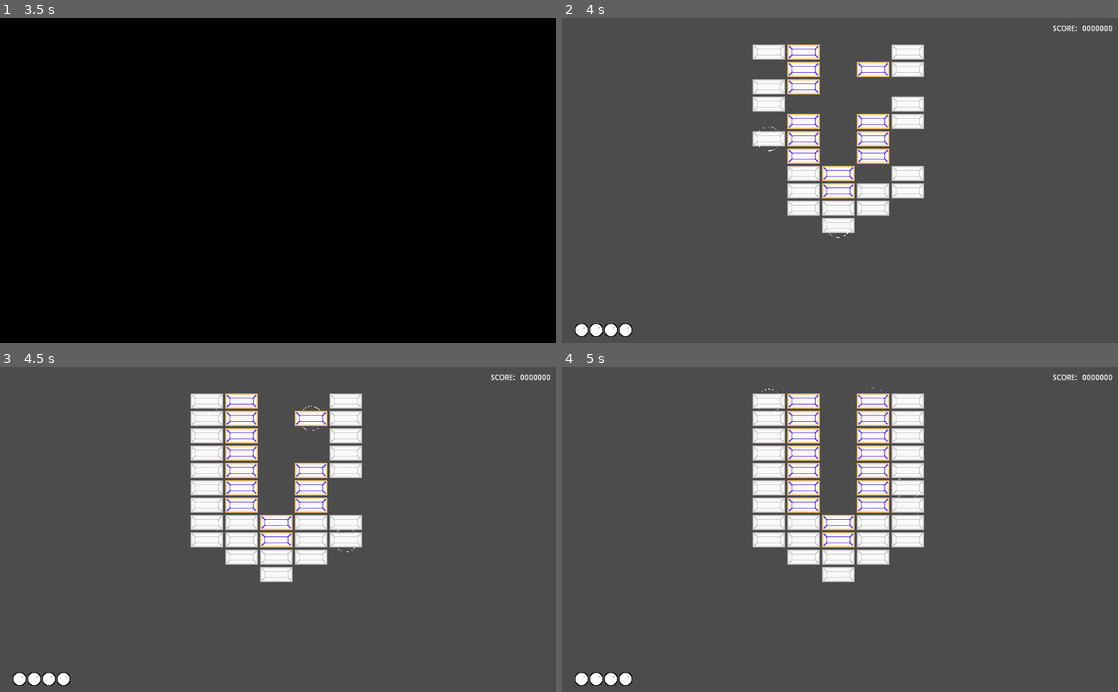
Above: before the commit, frames 1-4 (two rows, left to right).
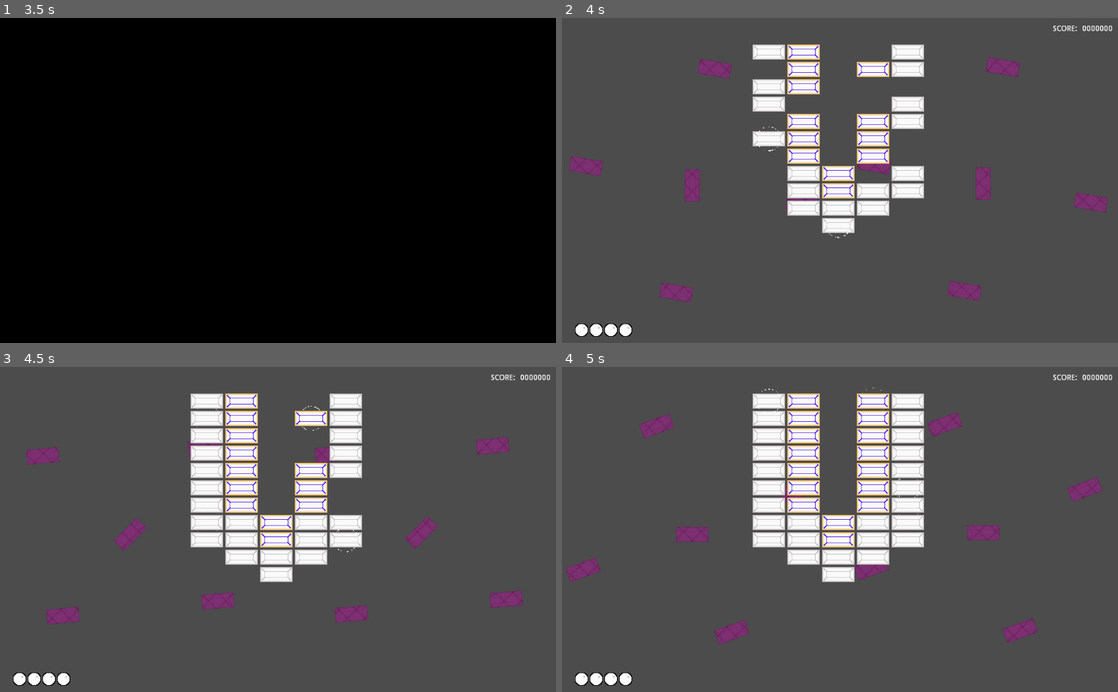
Above: after the commit, the same moments.

Repository: Anatolij-Grigorjev/Breakout4Godot
Game: Godot game, scene res://menus/StageSelectMenu.tscn
Two runs of this game, one before a commit and one after it. Both use one fixed random seed, a clock stepped at 60 frames per second and the inputs below.
Inputs (mouse positions are in pixels of both pictures, inside the frame that each line leads up to):
- Up to frame 1 (3.5 s): tap Enter (ui_accept) at 0.5, 0.77 s; move the mouse to (400, 164) at 0.52 s; hold Right (paddle_right) 0.53-1.25 s; tap Space (paddle_launch_ball) at 0.6 s; click (400, 164) at 0.67 s; drag from (166, 196) to (250, 245) at 1.27 s; move the mouse to (333, 109) at 2.02 s; hold Right (paddle_right) 2.03-2.75 s; tap Alt at 2.1 s; drag from (250, 245) to (111, 131) at 2.77 s
- Up to frame 2 (4 s): tap Enter (ui_accept) at 3.5, 3.77 s; move the mouse to (1006, 229) at 3.52 s; hold Left (paddle_left) from 3.53 s (still down); tap Space (paddle_launch_ball) at 3.6 s
- Up to frame 3 (4.5 s): release Left (paddle_left) at 4.25 s; drag from (111, 480) to (194, 448) at 4.27 s
- Up to frame 4 (5 s): no input

Frame 1 is identical in both runs. In frame 2, 2.3% of the frame differs, in the area x 1-99%, y 11-88%; in frame 3, 2.3%; in frame 4, 2.4%, in the area x 0-98%, y 13-86%.

Commit message:
add rotating brick mechanisms to BG

Diff:
--- a/game/bg/Background.tscn
+++ b/game/bg/Background.tscn
@@ -1,13 +1,78 @@
-[gd_scene load_steps=5 format=2]
+[gd_scene load_steps=10 format=2]
 
 [ext_resource path="res://bg/bg_tile2.png" type="Texture" id=1]
 [ext_resource path="res://shaders/glow_sprite.shader" type="Shader" id=2]
 [ext_resource path="res://bg/Background.gd" type="Script" id=3]
+[ext_resource path="res://bg/RotatingBrick.tscn" type="PackedScene" id=4]
 
 [sub_resource type="ShaderMaterial" id=1]
 shader = ExtResource( 2 )
 shader_param/radius = 0.0
 shader_param/amount = 1.0
+
+[sub_resource type="Animation" id=3]
+length = 0.001
+tracks/0/type = "value"
+tracks/0/path = NodePath(".:rect_rotation")
+tracks/0/interp = 1
+tracks/0/loop_wrap = true
+tracks/0/imported = false
+tracks/0/enabled = true
+tracks/0/keys = {
+"times": PoolRealArray( 0 ),
+"transitions": PoolRealArray( 1 ),
+"update": 0,
+"values": [ 0.0 ]
+}
+
+[sub_resource type="Animation" id=2]
+resource_name = "carousel"
+length = 3.0
+loop = true
+tracks/0/type = "value"
+tracks/0/path = NodePath(".:rect_rotation")
+tracks/0/interp = 1
+tracks/0/loop_wrap = true
+tracks/0/imported = false
+tracks/0/enabled = true
+tracks/0/keys = {
+"times": PoolRealArray( 0, 3 ),
+"transitions": PoolRealArray( 1, 1 ),
+"update": 0,
+"values": [ 360.0, 0.0 ]
+}
+
+[sub_resource type="Animation" id=4]
+length = 0.001
+tracks/0/type = "value"
+tracks/0/path = NodePath(".:rect_rotation")
+tracks/0/interp = 1
+tracks/0/loop_wrap = true
+tracks/0/imported = false
+tracks/0/enabled = true
+tracks/0/keys = {
+"times": PoolRealArray( 0 ),
+"transitions": PoolRealArray( 1 ),
+"update": 0,
+"values": [ 0.0 ]
+}
+
+[sub_resource type="Animation" id=5]
+resource_name = "carousel"
+length = 3.0
+loop = true
+tracks/0/type = "value"
+tracks/0/path = NodePath(".:rect_rotation")
+tracks/0/interp = 1
+tracks/0/loop_wrap = true
+tracks/0/imported = false
+tracks/0/enabled = true
+tracks/0/keys = {
+"times": PoolRealArray( 0, 3 ),
+"transitions": PoolRealArray( 1, 1 ),
+"update": 0,
+"values": [ 360.0, 0.0 ]
+}
 
 [node name="Background" type="Control" groups=["bg"]]
 anchor_right = 1.0
@@ -23,3 +88,59 @@
 stretch_mode = 2
 
 [node name="Tween" type="Tween" parent="."]
+
+[node name="Bricks" type="Control" parent="."]
+margin_left = -268.0
+margin_top = 5.0
+margin_right = -268.0
+margin_bottom = 5.0
+rect_pivot_offset = Vector2( 509, 299 )
+
+[node name="RotatingBrick" parent="Bricks" instance=ExtResource( 4 )]
+position = Vector2( 304, 304 )
+
+[node name="RotatingBrick2" parent="Bricks" instance=ExtResource( 4 )]
+position = Vector2( 723, 302 )
+
+[node name="RotatingBrick3" parent="Bricks" instance=ExtResource( 4 )]
+position = Vector2( 505, 505 )
+
+[node name="RotatingBrick4" parent="Bricks" instance=ExtResource( 4 )]
+position = Vector2( 505, 100 )
+
+[node name="AnimationPlayer" type="AnimationPlayer" parent="Bricks"]
+autoplay = "carousel"
+anims/RESET = SubResource( 3 )
+anims/carousel = SubResource( 2 )
+
+[node name="Bricks2" type="Control" parent="."]
+margin_left = 263.0
+margin_top = 2.0
+margin_right = 263.0
+margin_bottom = 2.0
+rect_pivot_offset = Vector2( 509, 299 )
+
+[node name="RotatingBrick" parent="Bricks2" instance=ExtResource( 4 )]
+position = Vector2( 304, 304 )
+
+[node name="RotatingBrick2" parent="Bricks2" instance=ExtResource( 4 )]
+position = Vector2( 723, 302 )
+
+[node name="RotatingBrick3" parent="Bricks2" instance=ExtResource( 4 )]
+position = Vector2( 505, 505 )
+
+[node name="RotatingBrick4" parent="Bricks2" instance=ExtResource( 4 )]
+position = Vector2( 505, 100 )
+
+[node name="AnimationPlayer" type="AnimationPlayer" parent="Bricks2"]
+autoplay = "carousel"
+anims/RESET = SubResource( 4 )
+anims/carousel = SubResource( 5 )
+
+[node name="RotatingBrick5" parent="." instance=ExtResource( 4 )]
+position = Vector2( 240, 309 )
+rotation = 1.74846e-07
+
+[node name="RotatingBrick6" parent="." instance=ExtResource( 4 )]
+position = Vector2( 776, 306 )
+rotation = 1.74846e-07
--- /dev/null
+++ b/game/bg/RotatingBrick.tscn
@@ -0,0 +1,53 @@
+[gd_scene load_steps=6 format=2]
+
+[ext_resource path="res://bricks/brick.png" type="Texture" id=1]
+[ext_resource path="res://shaders/sprite_outline.shader" type="Shader" id=2]
+
+[sub_resource type="ShaderMaterial" id=3]
+shader = ExtResource( 2 )
+shader_param/outline_width = 3.0
+shader_param/outline_color = null
+
+[sub_resource type="Animation" id=1]
+length = 0.001
+tracks/0/type = "value"
+tracks/0/path = NodePath("Sprite:rotation_degrees")
+tracks/0/interp = 1
+tracks/0/loop_wrap = true
+tracks/0/imported = false
+tracks/0/enabled = true
+tracks/0/keys = {
+"times": PoolRealArray( 0 ),
+"transitions": PoolRealArray( 1 ),
+"update": 0,
+"values": [ 0.0 ]
+}
+
+[sub_resource type="Animation" id=2]
+resource_name = "rotate"
+length = 0.8
+loop = true
+tracks/0/type = "value"
+tracks/0/path = NodePath("Sprite:rotation_degrees")
+tracks/0/interp = 1
+tracks/0/loop_wrap = true
+tracks/0/imported = false
+tracks/0/enabled = true
+tracks/0/keys = {
+"times": PoolRealArray( 0, 0.1, 0.2, 0.3, 0.4, 0.5, 0.6, 0.7 ),
+"transitions": PoolRealArray( 1, 1, 1, 1, 1, 1, 1, 1 ),
+"update": 1,
+"values": [ 0.0, 45.0, 90.0, 135.0, 180.0, 225.0, 270.0, 315.0 ]
+}
+
+[node name="RotatingBrick" type="Node2D"]
+
+[node name="Sprite" type="Sprite" parent="."]
+modulate = Color( 1, 0, 0.760784, 0.552941 )
+material = SubResource( 3 )
+texture = ExtResource( 1 )
+
+[node name="AnimationPlayer" type="AnimationPlayer" parent="."]
+autoplay = "rotate"
+anims/RESET = SubResource( 1 )
+anims/rotate = SubResource( 2 )
